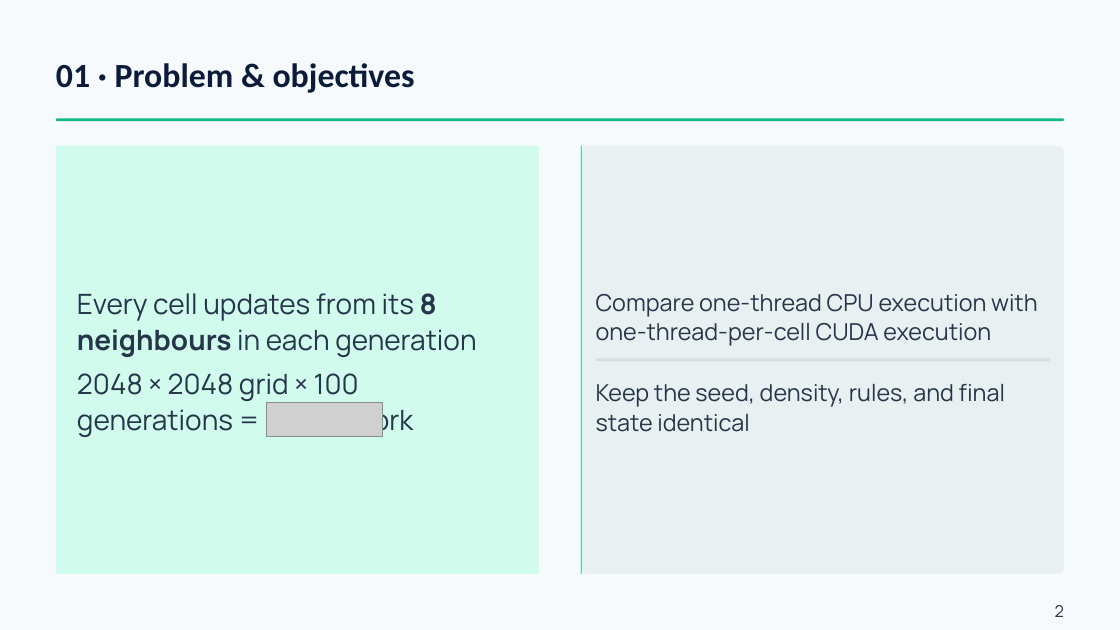
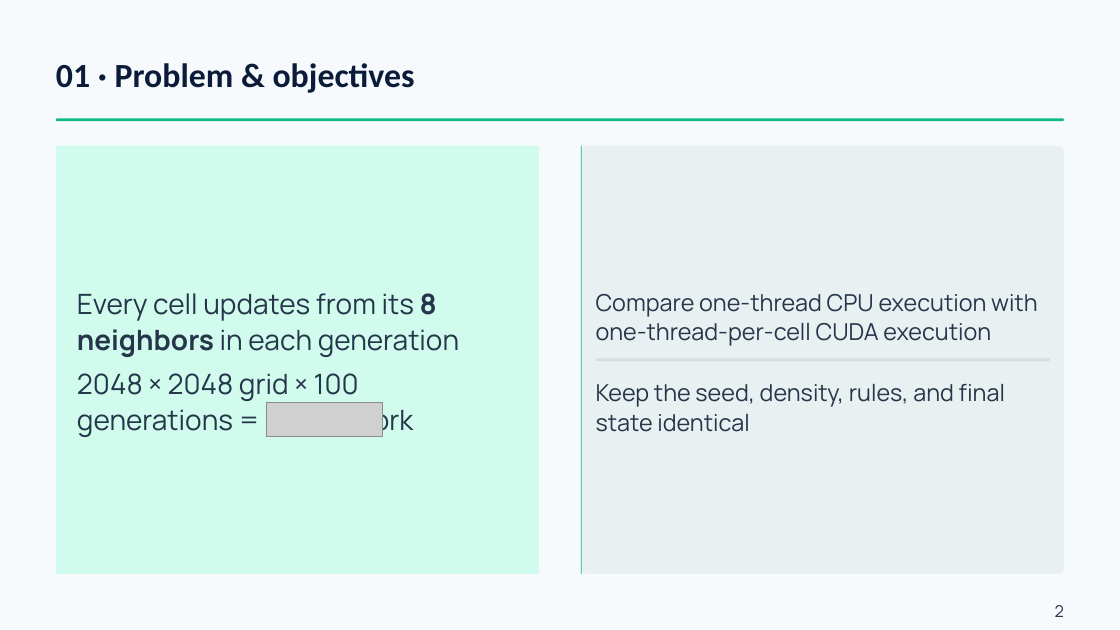
Before and after one commit to nisxl-s/conways-game-of-life-cpu-vs-gpu-implementation, a slide deck: slide 2 of presentation/Conways-Game-of-Life-CPU-vs-GPU-Presentation-Group-39.pptx. Drawn at 1120x630 pixels with LibreOffice and Linux fonts; fonts in the diff are those of the drawing; grey boxes stand for pictures. Boxes give left, top, right and bottom in pixels: in the first picture for what was removed or moved away, otherwise in the second. Text is boxed around its words. In the diff, an @@ line names an element or a change of style, - is before the commit and + after.

```diff
--- a/presentation/Conways-Game-of-Life-CPU-vs-GPU-Presentation-Group-39.pptx
+++ b/presentation/Conways-Game-of-Life-CPU-vs-GPU-Presentation-Group-39.pptx
@@ text at bbox=[77, 293, 459, 357]: text changed @@
-Every cell updates from its 8 neighbours in each generation
+Every cell updates from its 8 neighbors in each generation
```
Also in this commit, not shown: 8 other slides changed, 3 other files.
